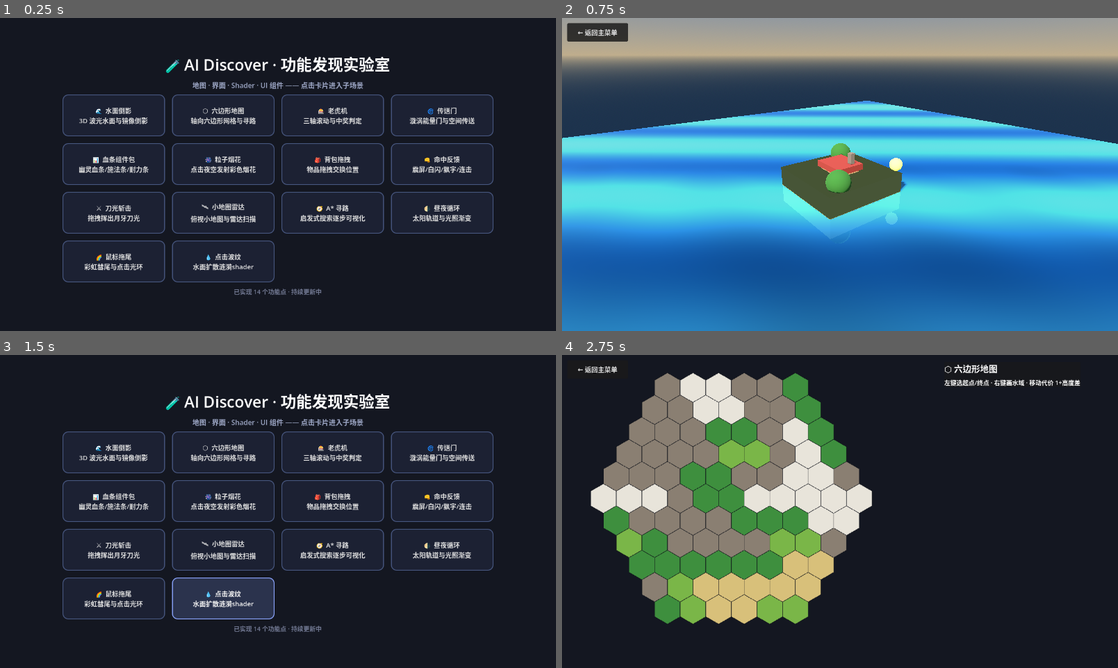
Above: before the commit, frames 1-4 (two rows, left to right).
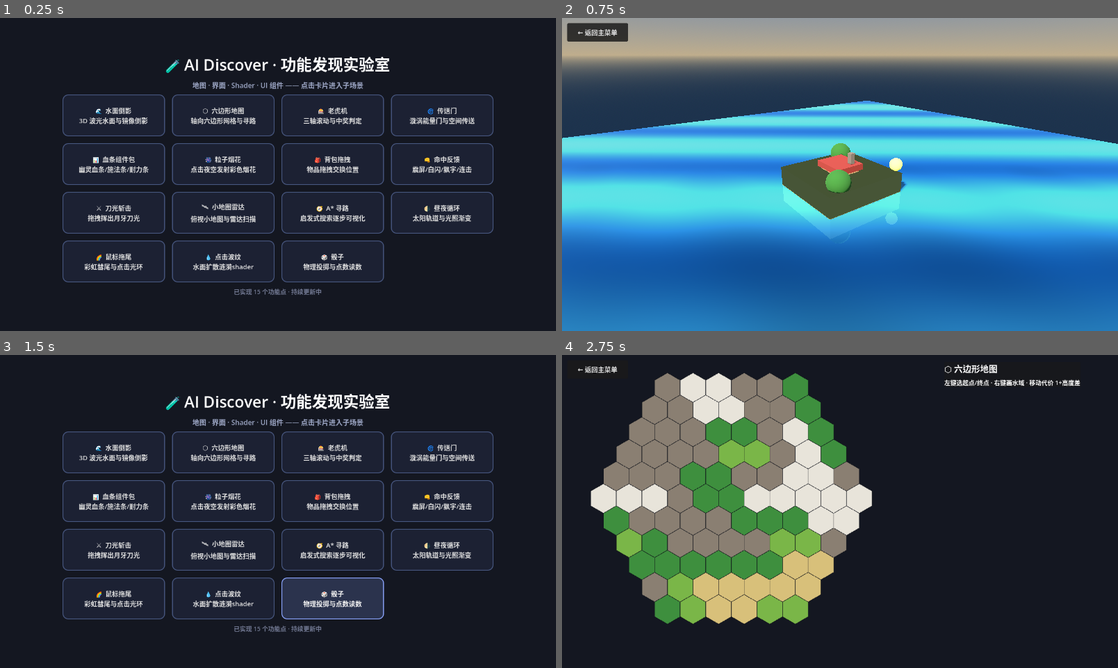
Above: after the commit, the same moments.

Repository: richardkiwilee/pyFramework
Game: Godot game, scene res://scenes/menu.tscn
The game is run twice, just before and just after one commit, with the same random seed, the same clock (stepped at 60 frames per second) and the same inputs.
Inputs:
- Up to frame 1 (0.25 s): no input
- Up to frame 2 (0.75 s): click "🌊 水面倒影 3D 波光水面与镜像倒影" at 0.5 s
- Up to frame 3 (1.5 s): click "← 返回主菜单" at 1.25 s
- Up to frame 4 (2.75 s): click "⬡ 六边形地图 轴向六边形网格与寻路" at 2 s

The runs differ from the first frame. In frame 1, 0.5% of the frame differs, in the area x 46-70%, y 71-89%; in frame 2, nothing differs; in frame 3, 4.7%, in the area x 30-70%, y 71-89%; in frame 4, nothing differs.

Commit message:
ai-discover: 功能15 骰子——程序化点数贴图+物理投掷+顶面读数
Co-Authored-By: Claude <noreply@anthropic.com>

Diff:
--- /dev/null
+++ b/ai-discover/features/dice/dice.gd
@@ -0,0 +1,107 @@
+extends Node3D
+## =============================================================================
+## 骰子 —— 程序化点数贴图 + 真实物理投掷 + 顶面自动读数
+## =============================================================================
+## · 六面点数贴图用代码生成（Image 画点 → ImageTexture），
+##   对侧面之和 = 7（+Y=1 / -Y=6 / +X=5 / -X=2 / +Z=4 / -Z=3）；
+## · 【掷骰子】给 RigidBody3D 随机力矩 + 上抛冲量，真实翻滚；
+## · 骰子静止（sleeping）后按全局朝向判定顶面 → 读出点数，
+##   记录最近 10 次历史。
+## =============================================================================
+
+const FACE_NORMALS: Array[Vector3] = [
+	Vector3.RIGHT, Vector3.LEFT, Vector3.UP, Vector3.DOWN, Vector3.FORWARD, Vector3.BACK,
+]
+## BoxMesh 面的顺序：+X -X +Y -Y +Z -Z 对应的点数
+const FACE_VALUES: Array[int] = [5, 2, 1, 6, 4, 3]
+
+var _rolling := false
+var _wait_time := 0.0
+var _history: Array[int] = []
+
+@onready var dice: RigidBody3D = $Dice
+@onready var dice_mesh: MeshInstance3D = $Dice/Mesh
+@onready var result_label: Label = $CanvasLayer/Bar/ResultLabel
+@onready var history_label: Label = $CanvasLayer/Bar/HistoryLabel
+@onready var roll_btn: Button = $CanvasLayer/Bar/RollBtn
+
+
+func _ready() -> void:
+	_apply_pips()
+	roll_btn.pressed.connect(_roll)
+
+
+## 生成六面点数贴图（对侧面之和 7）
+func _apply_pips() -> void:
+	for i in FACE_VALUES.size():
+		var tex := _make_pip_texture(FACE_VALUES[i])
+		var mat := StandardMaterial3D.new()
+		mat.albedo_texture = tex
+		mat.roughness = 0.55
+		dice_mesh.set_surface_override_material(i, mat)
+
+
+func _make_pip_texture(count: int) -> ImageTexture:
+	var img := Image.create(64, 64, false, Image.FORMAT_RGB8)
+	img.fill(Color(0.96, 0.94, 0.88))
+	var dots: Dictionary = {
+		1: [Vector2i(32, 32)],
+		2: [Vector2i(16, 16), Vector2i(48, 48)],
+		3: [Vector2i(16, 16), Vector2i(32, 32), Vector2i(48, 48)],
+		4: [Vector2i(16, 16), Vector2i(48, 16), Vector2i(16, 48), Vector2i(48, 48)],
+		5: [Vector2i(16, 16), Vector2i(48, 16), Vector2i(32, 32), Vector2i(16, 48), Vector2i(48, 48)],
+		6: [Vector2i(16, 16), Vector2i(48, 16), Vector2i(16, 32), Vector2i(48, 32), Vector2i(16, 48), Vector2i(48, 48)],
+	}
+	for p in dots[count]:
+		img.fill_rect(Rect2i(p - Vector2i(7, 7), Vector2i(14, 14)), Color(0.10, 0.10, 0.14))
+	return ImageTexture.create_from_image(img)
+
+
+func _roll() -> void:
+	if _rolling:
+		return
+	_rolling = true
+	_wait_time = 0.0
+	roll_btn.disabled = true
+	result_label.text = "🎲 骰子翻滚中…"
+	# 上抛 + 随机旋转冲量
+	dice.linear_velocity = Vector3.ZERO
+	dice.angular_velocity = Vector3.ZERO
+	dice.global_position = Vector3(0, 3.0, 0)
+	dice.apply_central_impulse(Vector3(randf_range(-2.0, 2.0), randf_range(5.5, 7.5), randf_range(-2.0, 2.0)))
+	dice.apply_torque_impulse(Vector3(randf_range(-7.0, 7.0), randf_range(-7.0, 7.0), randf_range(-7.0, 7.0)))
+
+
+func _process(delta: float) -> void:
+	if not _rolling:
+		return
+	_wait_time += delta
+	if dice.sleeping or _wait_time > 12.0:
+		_finish_roll()
+
+
+func _finish_roll() -> void:
+	_rolling = false
+	roll_btn.disabled = false
+	var value := _top_face_value()
+	_history.push_front(value)
+	if _history.size() > 10:
+		_history.pop_back()
+	result_label.text = "🎲 掷出 %d 点！" % value
+	var parts: Array[String] = []
+	for v in _history:
+		parts.append(str(v))
+	history_label.text = "历史：" + "  ".join(parts)
+
+
+## 按全局朝向找朝上的面 → 点数
+func _top_face_value() -> int:
+	var b := dice.global_transform.basis
+	var best := 0
+	var best_dot := -2.0
+	for i in FACE_NORMALS.size():
+		var d: float = (b * FACE_NORMALS[i]).dot(Vector3.UP)
+		if d > best_dot:
+			best_dot = d
+			best = i
+	return FACE_VALUES[best]
--- /dev/null
+++ b/ai-discover/features/dice/dice.tscn
@@ -0,0 +1,91 @@
+[gd_scene load_steps=8 format=3]
+
+[ext_resource type="Script" path="res://features/dice/dice.gd" id="1_main"]
+[ext_resource type="PackedScene" path="res://scenes/back_button.tscn" id="2_back"]
+
+[sub_resource type="ProceduralSkyMaterial" id="sky_mat"]
+sky_top_color = Color(0.25, 0.3, 0.45, 1)
+sky_horizon_color = Color(0.5, 0.55, 0.65, 1)
+ground_bottom_color = Color(0.15, 0.16, 0.2, 1)
+ground_horizon_color = Color(0.5, 0.55, 0.65, 1)
+
+[sub_resource type="Sky" id="Sky_1"]
+sky_material = SubResource("sky_mat")
+
+[sub_resource type="Environment" id="Environment_1"]
+background_mode = 2
+sky = SubResource("Sky_1")
+ambient_light_source = 2
+ambient_light_color = Color(0.55, 0.58, 0.66, 1)
+
+[sub_resource type="BoxMesh" id="BoxMesh_dice"]
+size = Vector3(1, 1, 1)
+
+[sub_resource type="BoxShape3D" id="BoxShape3D_dice"]
+size = Vector3(1, 1, 1)
+
+[sub_resource type="BoxShape3D" id="BoxShape3D_floor"]
+size = Vector3(16, 1, 16)
+
+[sub_resource type="BoxMesh" id="BoxMesh_floor"]
+size = Vector3(16, 1, 16)
+
+[node name="Dice" type="Node3D"]
+script = ExtResource("1_main")
+
+[node name="WorldEnvironment" type="WorldEnvironment" parent="."]
+environment = SubResource("Environment_1")
+
+[node name="DirectionalLight3D" type="DirectionalLight3D" parent="."]
+rotation = Vector3(-0.9, 0.4, 0)
+shadow_enabled = true
+
+[node name="Camera3D" type="Camera3D" parent="."]
+position = Vector3(0, 5.5, 8.5)
+rotation = Vector3(-0.55, 0, 0)
+fov = 55.0
+
+[node name="Dice" type="RigidBody3D" parent="."]
+position = Vector3(0, 3, 0)
+
+[node name="Mesh" type="MeshInstance3D" parent="Dice"]
+mesh = SubResource("BoxMesh_dice")
+
+[node name="Shape" type="CollisionShape3D" parent="Dice"]
+shape = SubResource("BoxShape3D_dice")
+
+[node name="Floor" type="StaticBody3D" parent="."]
+position = Vector3(0, -0.5, 0)
+
+[node name="Shape" type="CollisionShape3D" parent="Floor"]
+shape = SubResource("BoxShape3D_floor")
+
+[node name="FloorMesh" type="MeshInstance3D" parent="Floor"]
+mesh = SubResource("BoxMesh_floor")
+
+[node name="CanvasLayer" type="CanvasLayer" parent="."]
+
+[node name="Bar" type="VBoxContainer" parent="CanvasLayer"]
+offset_left = 16.0
+offset_top = 560.0
+offset_right = 500.0
+offset_bottom = 700.0
+theme_override_constants/separation = 10
+
+[node name="RollBtn" type="Button" parent="CanvasLayer/Bar"]
+layout_mode = 2
+custom_minimum_size = Vector2(180, 48)
+theme_override_font_sizes/font_size = 18
+text = "🎲 掷骰子"
+
+[node name="ResultLabel" type="Label" parent="CanvasLayer/Bar"]
+layout_mode = 2
+theme_override_font_sizes/font_size = 20
+text = "点击按钮开始投掷"
+
+[node name="HistoryLabel" type="Label" parent="CanvasLayer/Bar"]
+layout_mode = 2
+theme_override_font_sizes/font_size = 14
+text = "历史："
+
+[node name="BackButton" parent="CanvasLayer" instance=ExtResource("2_back")]
--- a/ai-discover/scripts/menu.gd
+++ b/ai-discover/scripts/menu.gd
@@ -24,6 +24,7 @@
 	{"icon": "🌗", "name": "昼夜循环", "desc": "太阳轨道与光照渐变", "scene": "res://features/daynight/daynight.tscn"},
 	{"icon": "🌈", "name": "鼠标拖尾", "desc": "彩虹彗尾与点击光环", "scene": "res://features/mouse_trail/mouse_trail.tscn"},
 	{"icon": "💧", "name": "点击波纹", "desc": "水面扩散涟漪shader", "scene": "res://features/ripple/ripple.tscn"},
+	{"icon": "🎲", "name": "骰子", "desc": "物理投掷与点数读数", "scene": "res://features/dice/dice.tscn"},
 ]
 
 @onready var grid: GridContainer = $CenterBox/VBox/Grid
